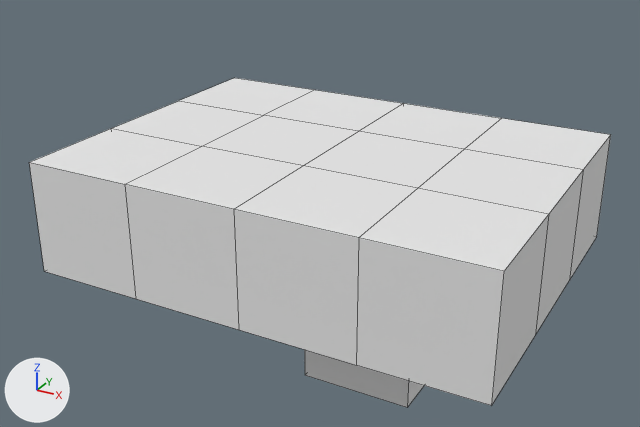
An edit to the OBJ model VektoriaApp/models/road/prefabRoad2.obj, drawn before and after from the same camera.
The view is the same before and after, from a 50 mm lens placed at (6.71, -12.63, 6.05), pointed at (-0.14, -0.17, -0.19). Every picture has the same lights, and +X, +Y and +Z are marked at lower left. Mesh edges are drawn as thin lines. Where no turn or scale is listed for an object, it has been applied to the vertices.
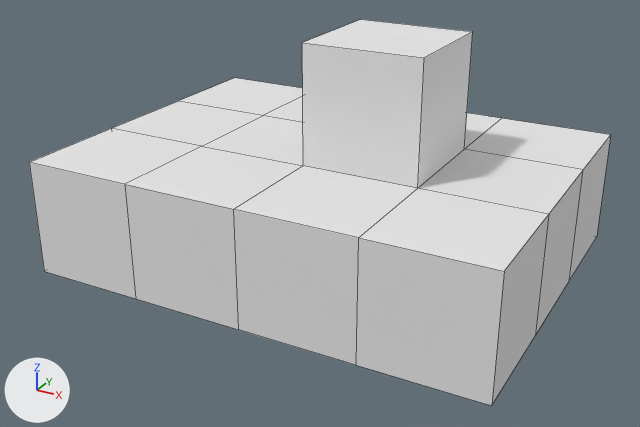
Boxes (x1, y1, x2, y2) around the edits, measured in the pictures (640 x 427 px; the box of a moved part takes in the faces that stretch with it):
'Cube', reshaped (17% taller)
    before: (29, 78, 611, 407)
    after: (29, 20, 611, 406)
part 1 of me_cube, moved or reshaped
    before: (304, 132, 464, 407)
    after: (302, 20, 472, 188)

The edits, one by one:
me_cube has 44 vertices, 42 faces and spans x -4.0..4.0, y -3.0..3.0, z -3.0..1.0.
me_cube is used by ob_cube; location (0.0, 0.0, 0.0).
Verts and faces of me_cube; kept vertices keep their numbers, new ones are numbered from 44.
Before the commit, vertices of me_cube: 28 (2.0, -1.0, 1.0) at pixel (417, 188), 29 (0.0, -1.0, 1.0) at pixel (303, 165), 31 (2.0, 1.0, 1.0) at pixel (464, 149), 32 (0.0, 1.0, 1.0) at pixel (358, 131), 34 (2.0, 1.0, -1.0).
Before the commit, vertices of me_cube: 35 (0.0, 1.0, -1.0), 37 (2.0, -1.0, -1.0), 38 (0.0, -1.0, -1.0), 40 (2.0, 1.0, -3.0), 41 (0.0, 1.0, -3.0).
Before the commit, vertices of me_cube: 42 (2.0, -1.0, -3.0) at pixel (407, 407), 43 (0.0, -1.0, -3.0) at pixel (304, 375).
Part 1, on me_cube:
Vertices deleted: 40 to 43 (with the faces that use them).
Faces deleted: (28, 31, 32, 29).
New vertices 44 to 47 stand at vertices 28, 29, 31, 32, in that order, plus (0.0, 0.0, 2.0).
New faces: (29, 45, 47, 32), (34, 37, 38, 35), (44, 46, 47, 45), (31, 32, 47, 46), (28, 31, 46, 44), (28, 44, 45, 29).
